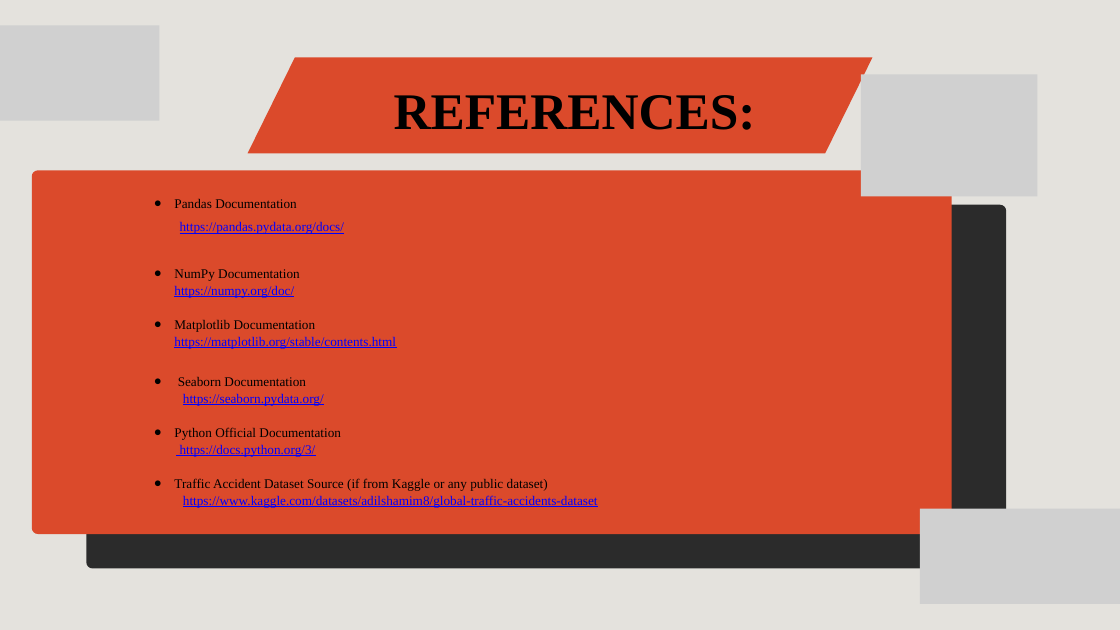
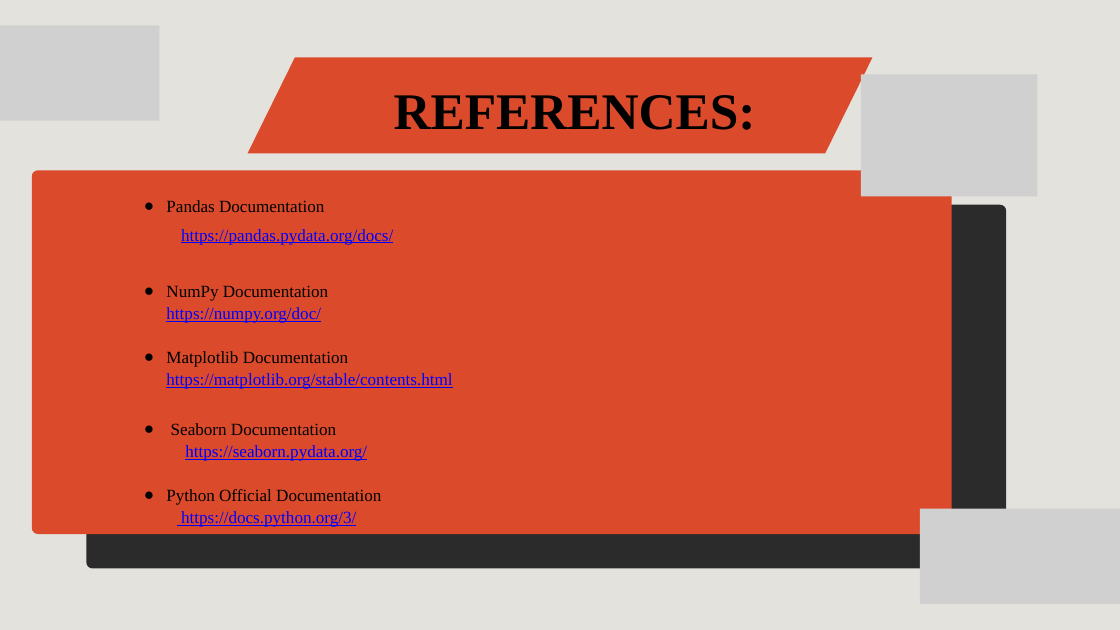
Before and after one commit to VISWANADHVEERA/traffic-accident-patterns, a slide deck: slide 20 of Traffic Accident Patterns Analysis.pptx. Drawn at 1120x630 pixels with LibreOffice and Linux fonts; fonts in the diff are those of the drawing; grey boxes stand for pictures. Boxes give left, top, right and bottom in pixels: in the first picture for what was removed or moved away, otherwise in the second. Text is boxed around its words. In the diff, an @@ line names an element or a change of style, - is before the commit and + after.

```diff
--- a/Traffic Accident Patterns Analysis.pptx
+++ b/Traffic Accident Patterns Analysis.pptx
@@ text "Pandas Documentation": place and size @@
-text "Pandas Documentation" at box(174, 199, 598, 508)
+text "Pandas Documentation" at box(166, 200, 452, 527)
@@ text "Pandas Documentation" at box(166, 200, 452, 527): size 17 to 22 pt; indent changed @@
@@ text at box(174, 478, 598, 508): paragraphs removed @@
-● Traffic Accident Dataset Source (if from Kaggle or any public dataset)
-https://www.kaggle.com/datasets/adilshamim8/global-traffic-accidents-dataset
```
Also in this commit, not shown: 1 slide added, 1 other file.
